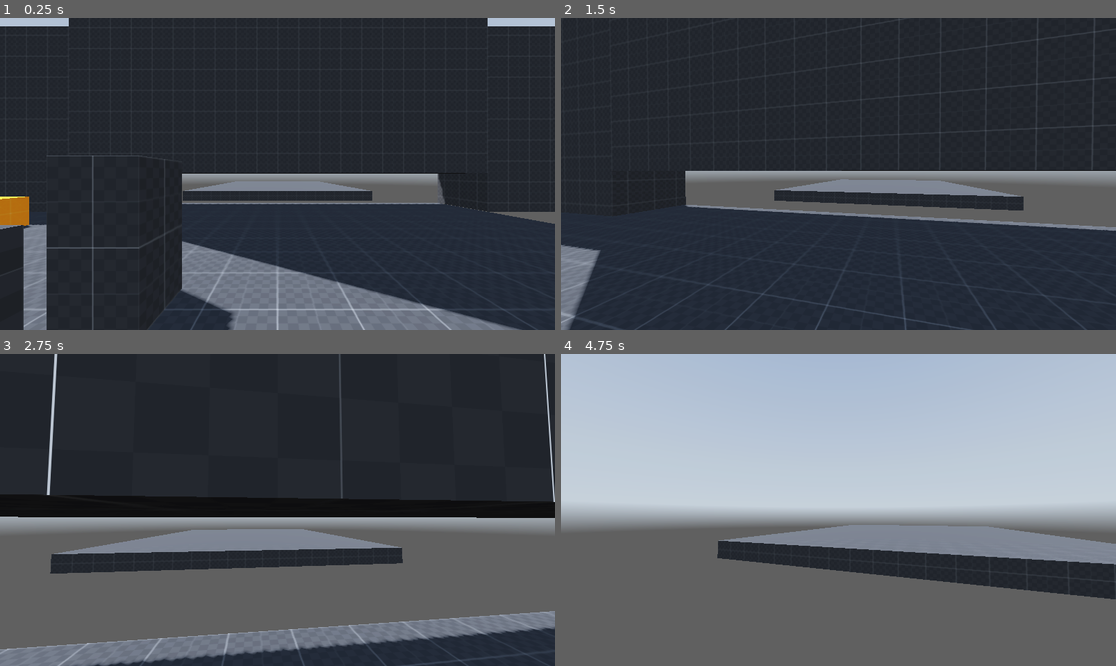
Above: before the commit, frames 1-4 (two rows, left to right).
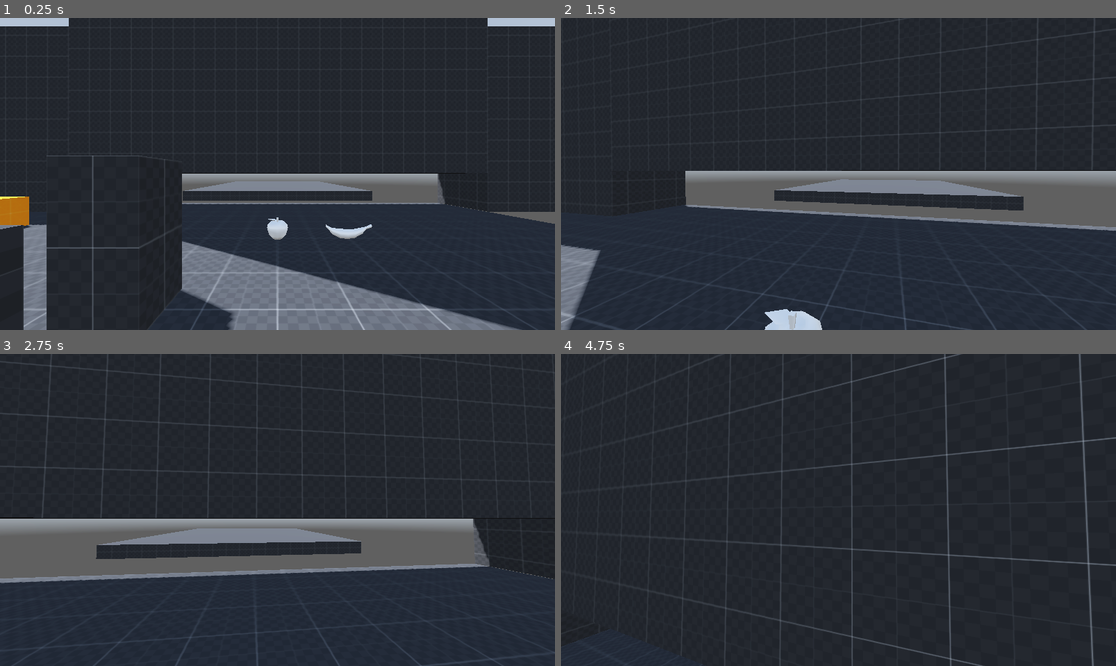
Above: after the commit, the same moments.

Repository: DrSpaniel/_Godot
Game: Godot game, scene res://scenes/main.tscn
Two runs of this game, one before a commit and one after it. Both use one fixed random seed, a clock stepped at 60 frames per second and the inputs below. A sky picture missing from this copy of the repository is replaced by a grey-blue gradient.
Inputs (mouse positions are in pixels of both pictures, inside the frame that each line leads up to):
- Up to frame 1 (0.25 s): no input
- Up to frame 2 (1.5 s): tap Enter at 0.5 s; move the mouse to (866, 174) at 0.52 s; hold 2 (slide_enable) 0.53-1.28 s; hold W (forward) from 0.53 s (still down); tap 1 (jump_enable) at 0.77, 1.07 s; tap E (use) at 0.8, 1.35 s; move the mouse to (810, 174) at 1.27 s
- Up to frame 3 (2.75 s): keep holding W (forward); tap 1 (jump_enable) at 1.52, 1.55, 1.82 s; move the mouse to (288, 503) at 2.02 s; hold 1 (jump_enable) from 2.03 s (still down); tap 2 (slide_enable) at 2.3 s
- Up to frame 4 (4.75 s): keep holding W (forward); move the mouse to (832, 516) at 2.77 s; release 1 (jump_enable) at 2.78 s; click (832, 516) at 2.85 s; tap 1 (jump_enable) at 3.02, 3.32, 3.77, 3.8, 4.07, 4.52 s; tap E (use) at 3.05 s; move the mouse to (877, 513) at 3.52 s; hold Space (crouch) 3.53-4.28 s; move the mouse to (794, 506) at 4.27 s; tap Alt (freelook) at 4.35 s; tap 2 (slide_enable) at 4.55 s

The runs differ from the first frame. In frame 1, 0.4% of the frame differs, in the area x 48-68%, y 63-72%; in frame 2, 0.5%; in frame 3, 39%; in frame 4, 94%, in the area x 0-100%, y 0-100%.

Commit message:
Add fox audio and fruit models to assets
Added fox.mp3 audio and import files, apple and banana 3D models (OBJ, MTL, import files), and a cow.blend model to the assets directory. Updated cow.gd, main.tscn, and player.gd scripts, likely to integrate these new assets into the game.

Diff:
--- a/fps_test1/scenes/cow.gd
+++ b/fps_test1/scenes/cow.gd
@@ -7,11 +7,11 @@
 	if audio_stream_player_3d:
 		audio_stream_player_3d.play()
 
-# Called when the node enters the scene tree for the first time.
-func _ready() -> void:
-	pass # Replace with function body.
-
-
-# Called every frame. 'delta' is the elapsed time since the previous frame.
-func _process(delta: float) -> void:
-	pass
+## Called when the node enters the scene tree for the first time.
+#func _ready() -> void:
+	#pass # Replace with function body.
+#
+#
+## Called every frame. 'delta' is the elapsed time since the previous frame.
+#func _process(delta: float) -> void:
+	#pass
--- a/fps_test1/scenes/main.tscn
+++ b/fps_test1/scenes/main.tscn
@@ -1,12 +1,16 @@
-[gd_scene load_steps=28 format=3 uid="uid://cjbikouypipmf"]
+[gd_scene load_steps=35 format=3 uid="uid://cjbikouypipmf"]
 
 [ext_resource type="Texture2D" uid="uid://dfp06ckqptyhw" path="res://assets/textures/dev/grids/Dark/texture_07.png" id="1_0wfyh"]
+[ext_resource type="Texture2D" uid="uid://5uk4u1huv7oh" path="res://assets/textures/dev/animals/fox.jpg" id="2_choun"]
 [ext_resource type="Texture2D" uid="uid://dpgmgw3yg17w8" path="res://assets/textures/dev/grids/Orange/texture_05.png" id="2_jyhfs"]
 [ext_resource type="Texture2D" uid="uid://bf5whxdc6f0y3" path="res://assets/hdris/kloofendal_48d_partly_cloudy_puresky_2k.hdr" id="2_sugp2"]
+[ext_resource type="ArrayMesh" uid="uid://bc7m4f8upg57y" path="res://assets/models/apple.obj" id="2_tipki"]
 [ext_resource type="Script" uid="uid://utfc3poh4t1l" path="res://scenes/cow.gd" id="3_o6xl0"]
 [ext_resource type="Script" uid="uid://b2m324gp5gnk4" path="res://scripts/player.gd" id="3_sugp2"]
 [ext_resource type="Texture2D" uid="uid://c50anf5gdpkak" path="res://assets/textures/dev/animals/cow.png" id="3_tbgi4"]
 [ext_resource type="AudioStream" uid="uid://cepmd57m3qp3b" path="res://assets/audio/moo.mp3" id="5_tipki"]
+[ext_resource type="AudioStream" uid="uid://c2xixp1dx1j14" path="res://assets/audio/fox.mp3" id="6_choun"]
+[ext_resource type="ArrayMesh" uid="uid://t72fu8as6uhr" path="res://assets/models/banana.obj" id="7_85g3d"]
 
 [sub_resource type="StandardMaterial3D" id="StandardMaterial3D_k0juu"]
 albedo_texture = ExtResource("1_0wfyh")
@@ -27,6 +31,15 @@
 
 [sub_resource type="StandardMaterial3D" id="StandardMaterial3D_o6xl0"]
 albedo_texture = ExtResource("3_tbgi4")
+
+[sub_resource type="StandardMaterial3D" id="StandardMaterial3D_ya4ey"]
+albedo_texture = ExtResource("2_choun")
+
+[sub_resource type="SphereShape3D" id="SphereShape3D_tipki"]
+
+[sub_resource type="CapsuleShape3D" id="CapsuleShape3D_85g3d"]
+radius = 0.274019
+height = 1.49
 
 [sub_resource type="PanoramaSkyMaterial" id="PanoramaSkyMaterial_71j4m"]
 panorama = ExtResource("2_sugp2")
@@ -349,28 +362,64 @@
 sides = 64
 material = SubResource("StandardMaterial3D_tbgi4")
 
-[node name="InteractBox" type="StaticBody3D" parent="stage"]
+[node name="obj_InteractBox" type="StaticBody3D" parent="stage"]
 transform = Transform3D(1, 0, 0, 0, 1, 0, 0, 0, 1, 10, 0.5, -9.3)
 
-[node name="CollisionShape3D" type="CollisionShape3D" parent="stage/InteractBox"]
+[node name="CollisionShape3D" type="CollisionShape3D" parent="stage/obj_InteractBox"]
 shape = SubResource("BoxShape3D_sugp2")
 
-[node name="MeshInstance3D" type="MeshInstance3D" parent="stage/InteractBox"]
+[node name="MeshInstance3D" type="MeshInstance3D" parent="stage/obj_InteractBox"]
 mesh = SubResource("BoxMesh_sugp2")
 
-[node name="cow" type="StaticBody3D" parent="stage"]
+[node name="ent_cow" type="StaticBody3D" parent="stage"]
 transform = Transform3D(1, 0, 0, 0, 1, 0, 0, 0, 1, 10, 0.5, -14.3)
 script = ExtResource("3_o6xl0")
 
-[node name="CollisionShape3D" type="CollisionShape3D" parent="stage/cow"]
+[node name="CollisionShape3D" type="CollisionShape3D" parent="stage/ent_cow"]
 shape = SubResource("BoxShape3D_sugp2")
 
-[node name="MeshInstance3D" type="MeshInstance3D" parent="stage/cow"]
+[node name="MeshInstance3D" type="MeshInstance3D" parent="stage/ent_cow"]
 material_override = SubResource("StandardMaterial3D_o6xl0")
 mesh = SubResource("BoxMesh_sugp2")
 
-[node name="AudioStreamPlayer3D" type="AudioStreamPlayer3D" parent="stage/cow"]
+[node name="AudioStreamPlayer3D" type="AudioStreamPlayer3D" parent="stage/ent_cow"]
 stream = ExtResource("5_tipki")
+
+[node name="ent_fox" type="StaticBody3D" parent="stage"]
+transform = Transform3D(1, 0, 0, 0, 1, 0, 0, 0, 1, 7, 0.5, -14.3)
+script = ExtResource("3_o6xl0")
+
+[node name="CollisionShape3D" type="CollisionShape3D" parent="stage/ent_fox"]
+shape = SubResource("BoxShape3D_sugp2")
+
+[node name="MeshInstance3D" type="MeshInstance3D" parent="stage/ent_fox"]
+material_override = SubResource("StandardMaterial3D_ya4ey")
+mesh = SubResource("BoxMesh_sugp2")
+
+[node name="AudioStreamPlayer3D" type="AudioStreamPlayer3D" parent="stage/ent_fox"]
+stream = ExtResource("6_choun")
+
+[node name="obj_apple" type="StaticBody3D" parent="stage"]
+transform = Transform3D(1, 0, 0, 0, 1, 0, 0, 0, 1, 9, 0, 0)
+
+[node name="MeshInstance3D" type="MeshInstance3D" parent="stage/obj_apple"]
+transform = Transform3D(3, 0, 0, 0, 3, 0, 0, 0, 3, 0, 0, 0)
+mesh = ExtResource("2_tipki")
+
+[node name="CollisionShape3D" type="CollisionShape3D" parent="stage/obj_apple"]
+transform = Transform3D(1, 0, 0, 0, 1, 0, 0, 0, 1, 0, 0.2, 0)
+shape = SubResource("SphereShape3D_tipki")
+
+[node name="obj_banana" type="StaticBody3D" parent="stage"]
+transform = Transform3D(1, 0, 0, 0, 1, 0, 0, 0, 1, 9, 0, 2)
+
+[node name="MeshInstance3D" type="MeshInstance3D" parent="stage/obj_banana"]
+transform = Transform3D(2, 0, 0, 0, 2, 0, 0, 0, 2, 0, 0, 0)
+mesh = ExtResource("7_85g3d")
+
+[node name="CollisionShape3D" type="CollisionShape3D" parent="stage/obj_banana"]
+transform = Transform3D(1, 0, 0, 0, -4.37114e-08, -1, 0, 1, -4.37114e-08, 0, 0.2, 0)
+shape = SubResource("CapsuleShape3D_85g3d")
 
 [node name="env" type="Node3D" parent="."]
 
--- a/fps_test1/scripts/player.gd
+++ b/fps_test1/scripts/player.gd
@@ -100,6 +100,7 @@
 
 # Interaction stuff
 var lastInteraction
+var is_holding = false
 
 
 
@@ -504,36 +505,43 @@
 		var hit = interactcast.get_collider()
 		var normal = interactcast.get_collision_normal()
 
-		print(hit.name)		#print the name of the thing colliding
-		print("Hit normal:", normal)
-		print(is_floor(normal))#is it a floor??
 		if lastInteraction:
 			print("last interactable object:", lastInteraction.name)
-		if hit and hit.name == "InteractBox" and Input.is_action_just_pressed("use"):
-			lastInteraction = hit
-			toggle_interactbox(lastInteraction)
-
-		elif lastInteraction and lastInteraction.name == "InteractBox" and Input.is_action_just_pressed("use") and !lastInteraction.visible:
-			print("box should move here!")
-			if hit.name == "cow":	#when i am holding box, and i am looking at the cow, then give the cow the apple
-				print("moo!")
-				hit.play_sound()
+		if !is_holding and hit and hit.name.begins_with("obj") and Input.is_action_just_pressed("use"):	#checks if i interacted with interactBox, to be changed
+			lastInteraction = hit	#this is to differenciate what im looking at with what i just interacted with. this is to then be able to use said object onto something else.
+			toggle_interactbox(lastInteraction, 0)
+			is_holding = true
+
+		elif is_floor(normal) and is_holding and lastInteraction and Input.is_action_just_pressed("use") and !lastInteraction.visible:
+			print(lastInteraction.name, " should move here!")
+			print("looking at", hit.name)		#print the name of the thing colliding
+			if lastInteraction.name.begins_with("obj_") and hit.name.begins_with("ent_"):	#giving animal fruit
+				print(lastInteraction.name, " given to ", hit.name)	#this is dynamic for the other animals to useas well
+				if lastInteraction.name.ends_with("apple") and hit.name.ends_with("cow"):
+					#this is when you feed the cow the apple. you gain the ability to jump.
+					jump_enabled = true
+					is_holding = false	#the animal ate it!
+					hit.play_sound()
+				elif lastInteraction.name.ends_with("banana") and hit.name.ends_with("fox"):
+					slide_enabled = true
+					hit.play_sound()
+					is_holding = false	#the animal ate it!
 
 			else:
 				move_interactbox_to_floor(interactcast.get_collision_point(), lastInteraction)
 			lastInteraction = null	#this is outside the if else so any sort of interaction at all will just remove the object.
 
-	return lastInteraction	#returns last touched object
-
-
-
-func toggle_interactbox(box: Node):
-	var is_visible = box.visible
-	box.visible = !is_visible
-
+	return lastInteraction	#returns last object interacted with
+
+
+func toggle_interactbox(box: Node, toggle: bool):
 	var shape = box.get_node_or_null("CollisionShape3D")
-	if shape:
-		shape.disabled = is_visible
+	if toggle:
+		box.visible = true
+		shape.disabled = false
+	else:
+		box.visible = false
+		shape.disabled = true
 
 func is_floor(collider: Vector3) -> bool:
 	# Option 1: use node name
@@ -544,19 +552,19 @@
 func move_interactbox_to_floor(point: Vector3, box: Node):
 	var new_position = box.global_position
 	new_position.x = point.x
-	new_position.y = point.y + 0.5	#this is a terrible way to solve this issue, only works for the box for now, should probably fix this later.
+	new_position.y = point.y	#this is a terrible way to solve this issue, only works for the box for now, should probably fix this later.
 	new_position.z = point.z
 	# Optionally snap Y to ground height
 	box.global_position = new_position
 
-	toggle_interactbox(box)  # Make it reappear
-
+	toggle_interactbox(box, 1)  # Make it reappear
+	is_holding = false
 
 func handle_viewmodel(object: Object):
 	#idea here is to pass thru what object is being held, then change the viewmodel depending on that
-	if lastInteraction and lastInteraction.name == "InteractBox":
-		print("holding box")
-		texture_rect.visible = true
+	if lastInteraction:
+		print("holding ", lastInteraction.name)
+		texture_rect.visible = true	#supposed to be 2d viewmodel
 	elif !lastInteraction:
 		print("holding nothing")
 		texture_rect.visible = false
Not shown, added: fps_test1/assets/audio/fox.mp3.import
Not shown, added: fps_test1/assets/models/apple.mtl
Not shown, added: fps_test1/assets/models/apple.obj
Not shown, added: fps_test1/assets/models/apple.obj.import
Not shown, added: fps_test1/assets/models/banana.mtl
Not shown, added: fps_test1/assets/models/banana.obj
Not shown, added: fps_test1/assets/models/banana.obj.import
Not shown, added: fps_test1/assets/models/cow.blend.import
Binary file added: fps_test1/assets/textures/dev/animals/fox.jpg
Not shown, added: fps_test1/assets/textures/dev/animals/fox.jpg.import
Not shown, added: fps_test1/assets/audio/fox.mp3
Not shown, added: fps_test1/assets/models/cow.blend
(and 1 more such lines)
